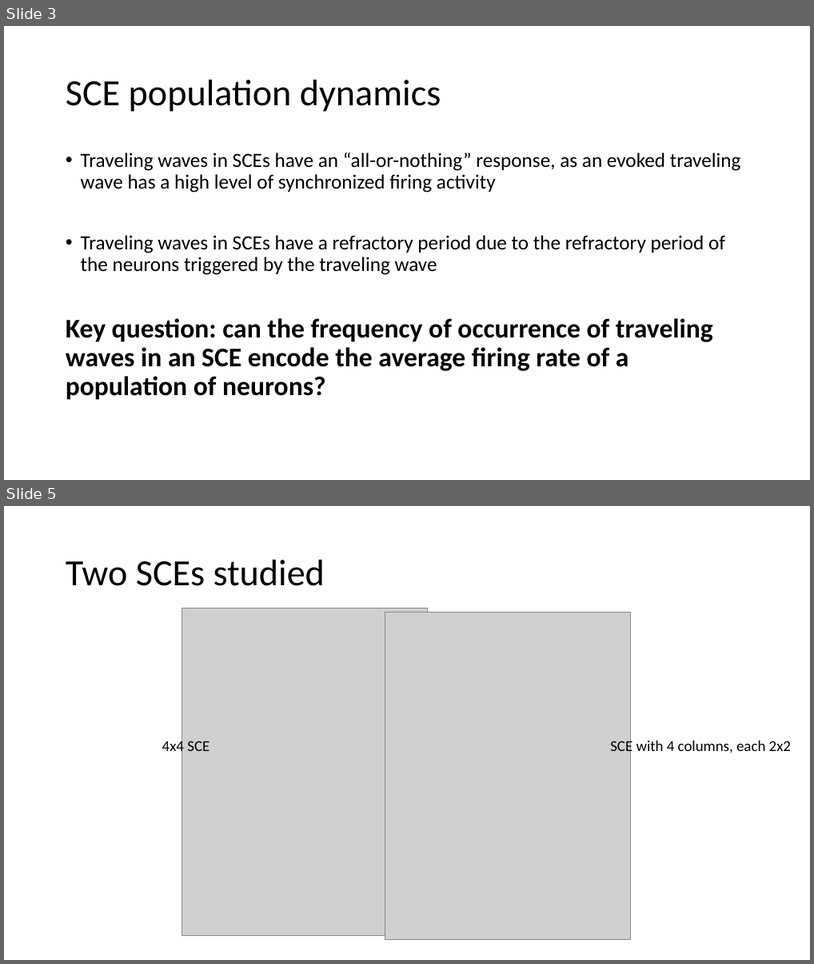
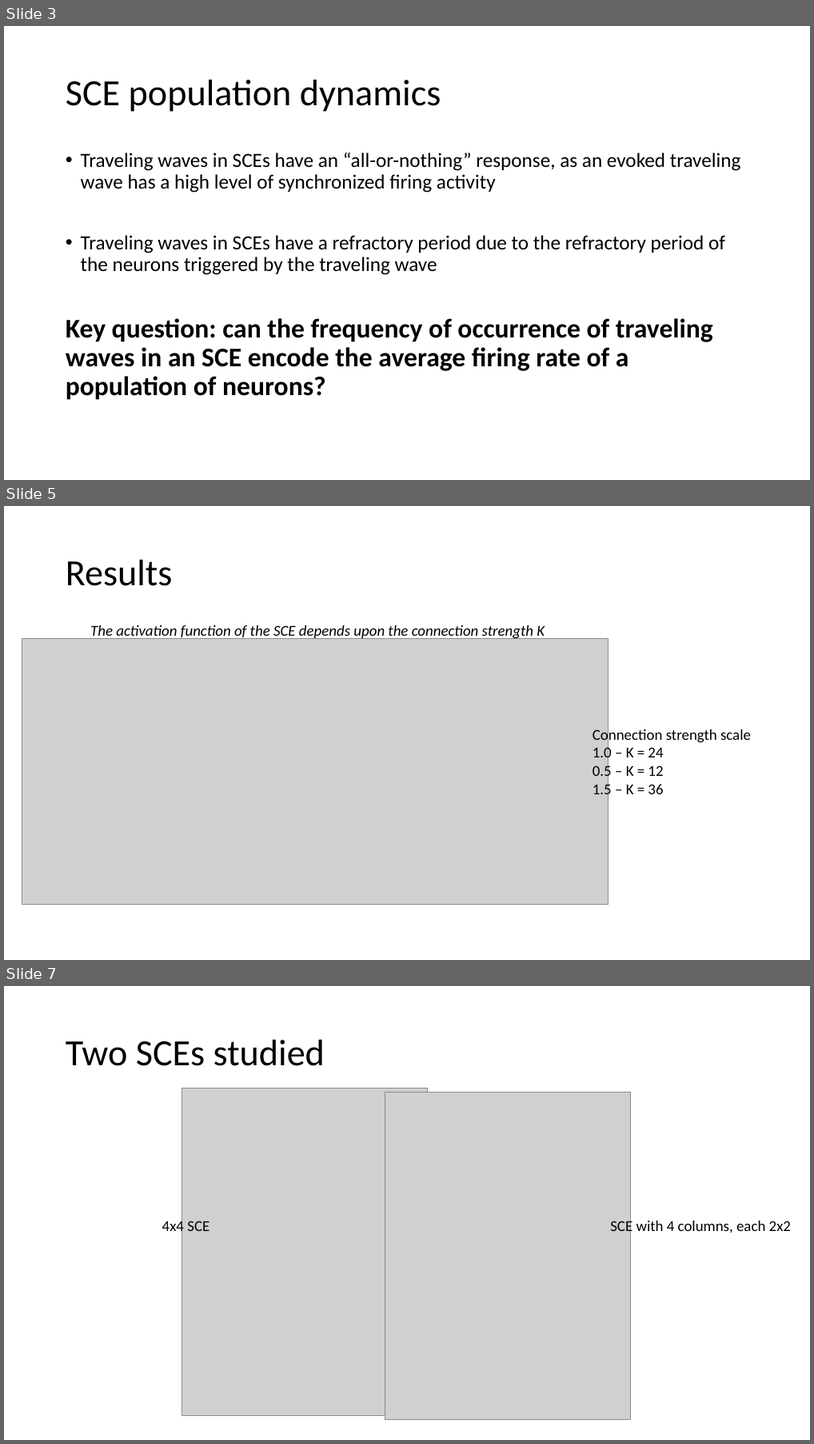
Before and after one commit to vbaker145/neuron, a slide deck: encoding_paper/Firing Rate Encoding Analysis.pptx. Shown one above the other, each under a label of ours: slides 3 and 5 before the commit, slides 3, 5 and 7 after it; the slides between them are not shown. The pictures are 814x964 and 814x1444 pixels, drawn with LibreOffice and Linux fonts; fonts in the diff are those of the drawing; grey boxes stand for pictures; background and template pictures are left out. Boxes give left, top, right and bottom in pixels: in the first picture for what was removed or moved away, otherwise in the second. Text is boxed around its words. In the diff, an @@ line names an element or a change of style, - is before the commit and + after.

Commit message:
Single 2x2 SCE firing rate encoding with connection strength

```diff
--- a/encoding_paper/Firing Rate Encoding Analysis.pptx
+++ b/encoding_paper/Firing Rate Encoding Analysis.pptx
@@ slide 5 added at (4, 506, 810, 960), background #FFFFFF @@
@@ title added at (66, 560, 173, 586), 44 pt, text #000000 @@
+Results
@@ text added at (90, 625, 545, 640), 18 pt, text #000000, italic @@
+The activation function of the SCE depends upon the connection strength K
@@ picture added at (22, 639, 608, 904) @@
@@ text added at (593, 727, 751, 798), 18 pt, text #000000 @@
+Connection strength scale
+1.0 – K = 24
+0.5 – K = 12
+1.5 – K = 36
@@ what was slide 5 is now slide 7 @@
```
Also in this commit, not shown: 1 other slide added, 6 other files.
